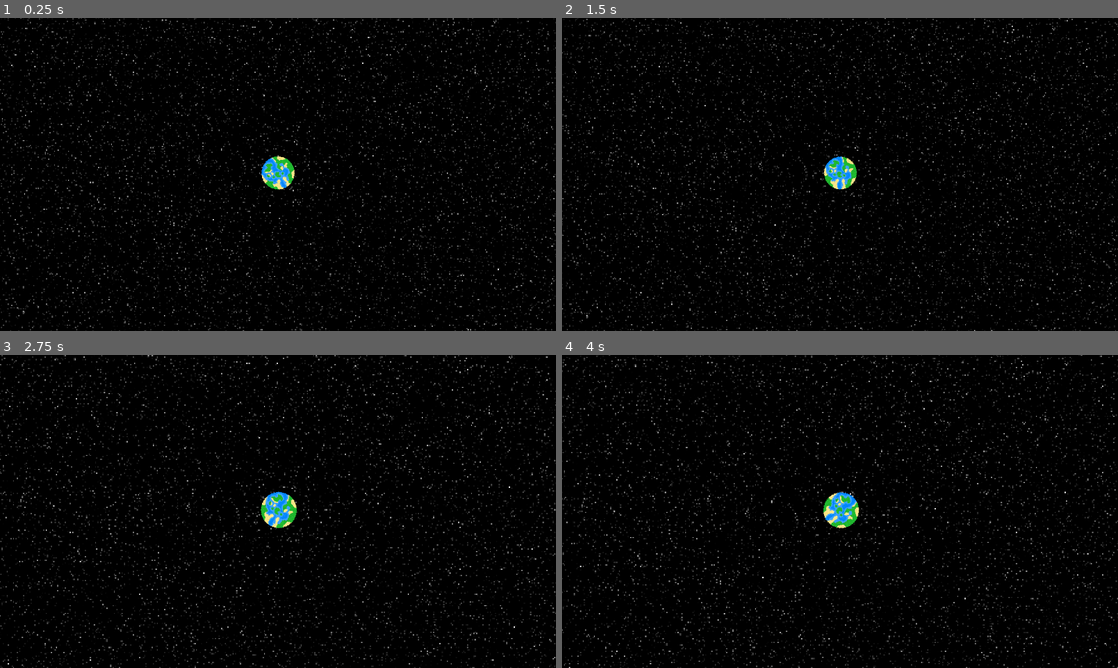
Above: before the commit, frames 1-4 (two rows, left to right).
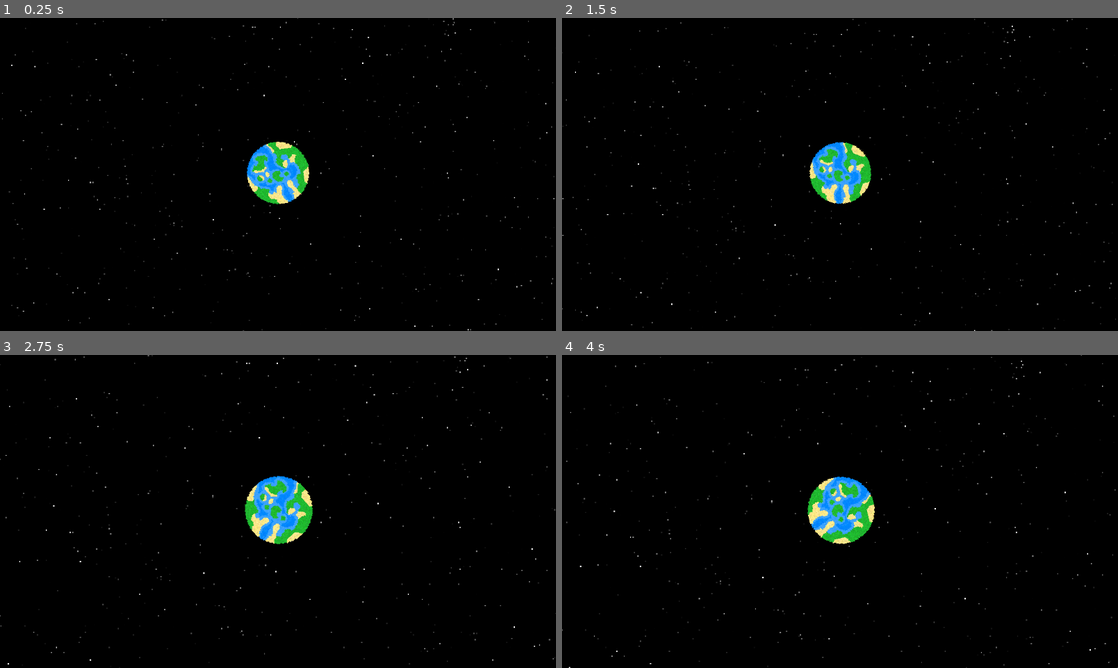
Above: after the commit, the same moments.

Repository: Birb-Games/gmtk-2025
Game: Godot game, scene res://scenes/main.tscn
Two runs of this game, one before a commit and one after it. Both use one fixed random seed, a clock stepped at 60 frames per second and the inputs below.
Inputs (mouse positions are in pixels of both pictures, inside the frame that each line leads up to):
- Up to frame 1 (0.25 s): no input
- Up to frame 2 (1.5 s): move the mouse to (962, 158) at 0.52 s; tap Mouse wheel up (zoom_camera_in) at 0.6 s; move the mouse to (728, 190) at 1.27 s; tap Mouse wheel down (zoom_camera_out) at 1.35 s
- Up to frame 3 (2.75 s): move the mouse to (333, 442) at 2.02 s; tap Mouse wheel up (zoom_camera_in) at 2.1 s
- Up to frame 4 (4 s): move the mouse to (812, 574) at 2.77 s; tap Mouse wheel down (zoom_camera_out) at 2.85 s; move the mouse to (1006, 558) at 3.52 s; tap Mouse wheel up (zoom_camera_in) at 3.6 s

The runs differ from the first frame. In frame 1, 6.2% of the frame differs, in the area x 0-100%, y 0-100%; in frame 2, 6.2%; in frame 3, 6.6%; in frame 4, 6.6%.

Commit message:
added asteroid artwork and updated sizes of planets

Diff:
--- a/rogue_planet.tscn
+++ /dev/null
@@ -1,19 +0,0 @@
-[gd_scene load_steps=4 format=3 uid="uid://b0ggm7x3myuge"]
-
-[ext_resource type="PackedScene" uid="uid://x5sp1y0y178q" path="res://scenes/space_object.tscn" id="1_j3nti"]
-[ext_resource type="Texture2D" uid="uid://cefcp8xl4mse0" path="res://assets/textures/rogue_planet.png" id="2_1niph"]
-
-[sub_resource type="CircleShape2D" id="CircleShape2D_j3nti"]
-radius = 32.0156
-
-[node name="RoguePlanet" instance=ExtResource("1_j3nti")]
-mass = 200.0
-orbit_sun = false
-
-[node name="Sprite2D" parent="." index="0"]
-scale = Vector2(0.96875, 0.96875)
-texture = ExtResource("2_1niph")
-rotation_speed = 2.0
-
-[node name="CollisionShape2D" parent="." index="1"]
-shape = SubResource("CircleShape2D_j3nti")
--- a/scenes/asteroid.tscn
+++ b/scenes/asteroid.tscn
@@ -1,11 +1,12 @@
-[gd_scene load_steps=2 format=3 uid="uid://dgc6sxp0v4uf6"]
+[gd_scene load_steps=3 format=3 uid="uid://dgc6sxp0v4uf6"]
 
 [ext_resource type="PackedScene" uid="uid://x5sp1y0y178q" path="res://scenes/space_object.tscn" id="1_akfqu"]
+[ext_resource type="Texture2D" uid="uid://btrlelldsucg5" path="res://assets/textures/asteroid.png" id="2_6mo6b"]
 
 [node name="Asteroid" instance=ExtResource("1_akfqu")]
 scale = Vector2(0.25, 0.25)
 mass = 0.1
 
 [node name="Sprite2D" parent="." index="0"]
-modulate = Color(0.798757, 0.369733, 0.274952, 1)
+texture = ExtResource("2_6mo6b")
 rotation_speed = 5.0
--- a/scenes/homeworld.tscn
+++ b/scenes/homeworld.tscn
@@ -4,12 +4,11 @@
 [ext_resource type="Texture2D" uid="uid://c1d18xg5ntnp8" path="res://assets/textures/homeworld.png" id="2_n8f01"]
 
 [sub_resource type="CircleShape2D" id="CircleShape2D_n7lcj"]
-radius = 17.0294
+radius = 33.1361
 
 [node name="Homeworld" instance=ExtResource("1_1jbh8")]
 
 [node name="Sprite2D" parent="." index="0"]
-scale = Vector2(0.53125, 0.53125)
 texture = ExtResource("2_n8f01")
 rotation_speed = 0.393
 
--- /dev/null
+++ b/scenes/rogue_planet.tscn
@@ -0,0 +1,19 @@
+[gd_scene load_steps=4 format=3 uid="uid://b0ggm7x3myuge"]
+
+[ext_resource type="PackedScene" uid="uid://x5sp1y0y178q" path="res://scenes/space_object.tscn" id="1_mgmpp"]
+[ext_resource type="Texture2D" uid="uid://cefcp8xl4mse0" path="res://assets/textures/rogue_planet.png" id="2_ywh3l"]
+
+[sub_resource type="CircleShape2D" id="CircleShape2D_j3nti"]
+radius = 44.0114
+
+[node name="RoguePlanet" instance=ExtResource("1_mgmpp")]
+mass = 200.0
+orbit_sun = false
+
+[node name="Sprite2D" parent="." index="0"]
+scale = Vector2(1.4, 1.4)
+texture = ExtResource("2_ywh3l")
+rotation_speed = 2.0
+
+[node name="CollisionShape2D" parent="." index="1"]
+shape = SubResource("CircleShape2D_j3nti")
--- a/scenes/small_planet.tscn
+++ b/scenes/small_planet.tscn
@@ -4,13 +4,13 @@
 [ext_resource type="Texture2D" uid="uid://cxp03devbq75m" path="res://assets/textures/small_planet.png" id="2_hxnfn"]
 
 [sub_resource type="CircleShape2D" id="CircleShape2D_cktii"]
-radius = 8.0
+radius = 12.0
 
 [node name="SmallPlanet" instance=ExtResource("1_jmpwg")]
 mass = 0.5
 
 [node name="Sprite2D" parent="." index="0"]
-scale = Vector2(0.5, 0.5)
+scale = Vector2(0.75, 0.75)
 texture = ExtResource("2_hxnfn")
 
 [node name="CollisionShape2D" parent="." index="1"]
--- a/scenes/solar_system.tscn
+++ b/scenes/solar_system.tscn
@@ -5,7 +5,7 @@
 [ext_resource type="PackedScene" uid="uid://cfnsaojiroi77" path="res://scenes/small_planet.tscn" id="2_228jm"]
 [ext_resource type="PackedScene" uid="uid://rl7rou56kuhg" path="res://scenes/homeworld.tscn" id="4_teypr"]
 [ext_resource type="PackedScene" uid="uid://bf5p7gle6e1jl" path="res://scenes/asteroid_field.tscn" id="5_sjaf3"]
-[ext_resource type="PackedScene" uid="uid://b0ggm7x3myuge" path="res://rogue_planet.tscn" id="6_2yas3"]
+[ext_resource type="PackedScene" uid="uid://b0ggm7x3myuge" path="res://scenes/rogue_planet.tscn" id="6_2yas3"]
 
 [node name="SolarSystem" type="Node2D" node_paths=PackedStringArray("star")]
 script = ExtResource("1_tjb5t")
@@ -27,4 +27,4 @@
 outer_radius = 1400
 
 [node name="RoguePlanet" parent="." instance=ExtResource("6_2yas3")]
-position = Vector2(-4131, -642)
+position = Vector2(-3000, 0)
--- a/scripts/solar_system.gd
+++ b/scripts/solar_system.gd
@@ -9,6 +9,11 @@
 @export var star: SpaceObject
 
 func _ready() -> void:
+	# Generate random position for the rogue planet
+	var angle = randf() * 2.0 * PI
+	var rogue_planet_dist = ($RoguePlanet.position - star.position).length()
+	$RoguePlanet.position = Vector2(cos(angle), sin(angle)) * rogue_planet_dist
+
 	# Gather all space objects, including asteroids
 	var space_objects: Array[Node] = get_children()
 	for child in space_objects:
Binary file added: assets/textures/asteroid.png
Not shown, added: assets/textures/asteroid.png.import
Binary file changed: assets/textures/space.png
